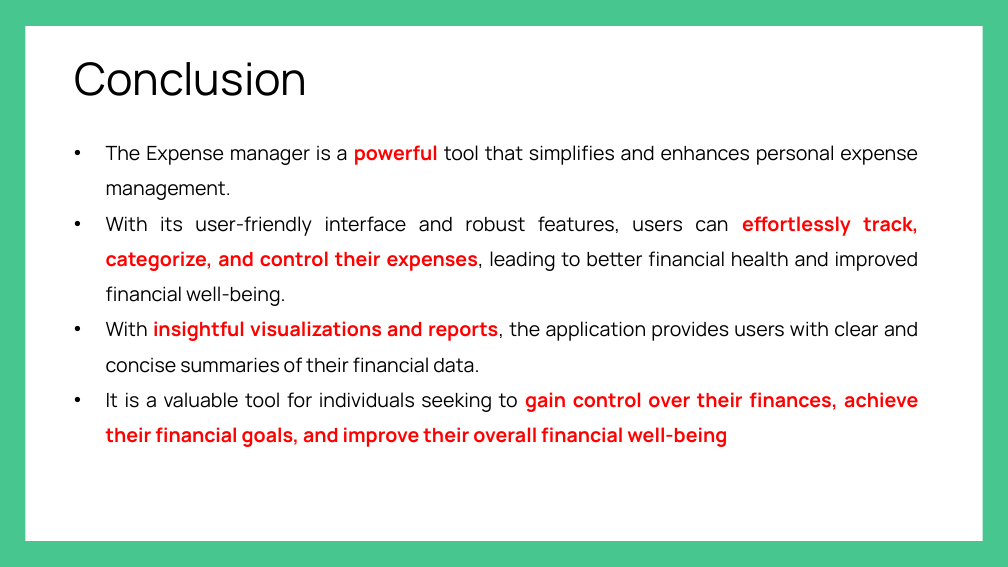
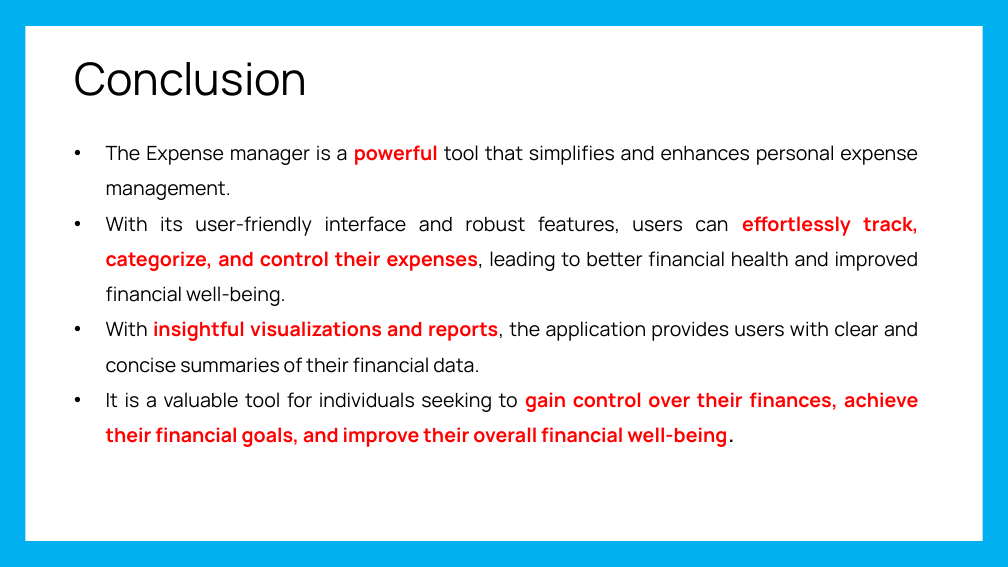
Before and after one commit to nithin200051/ExpenseManager, a slide deck: slide 14 of ExpenseManager-main/Project Presentation/Expense PPT.pptx. Drawn at 1008x567 pixels with LibreOffice and Linux fonts; fonts in the diff are those of the drawing. Boxes give left, top, right and bottom in pixels: in the first picture for what was removed or moved away, otherwise in the second. Text is boxed around its words. In the diff, an @@ line names an element or a change of style, - is before the commit and + after.

```diff
--- a/ExpenseManager-main/Project Presentation/Expense PPT.pptx
+++ b/ExpenseManager-main/Project Presentation/Expense PPT.pptx
@@ background #47C78F to #00B0F0 @@
@@ text at (106, 392, 918, 447): text changed @@
-• It is a valuable tool for individuals seeking to gain control over their finances, achieve their financial goals, and improve their overall financial well-being
+• It is a valuable tool for individuals seeking to gain control over their finances, achieve their financial goals, and improve their overall financial well-being.
```
Also in this commit, not shown: 13 other slides changed.
